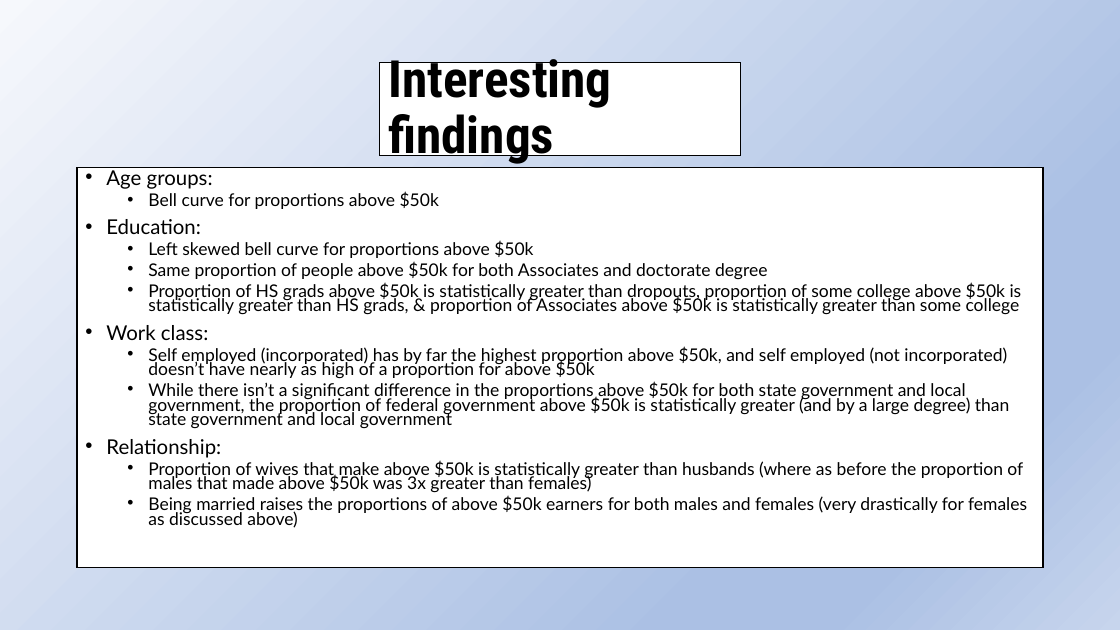
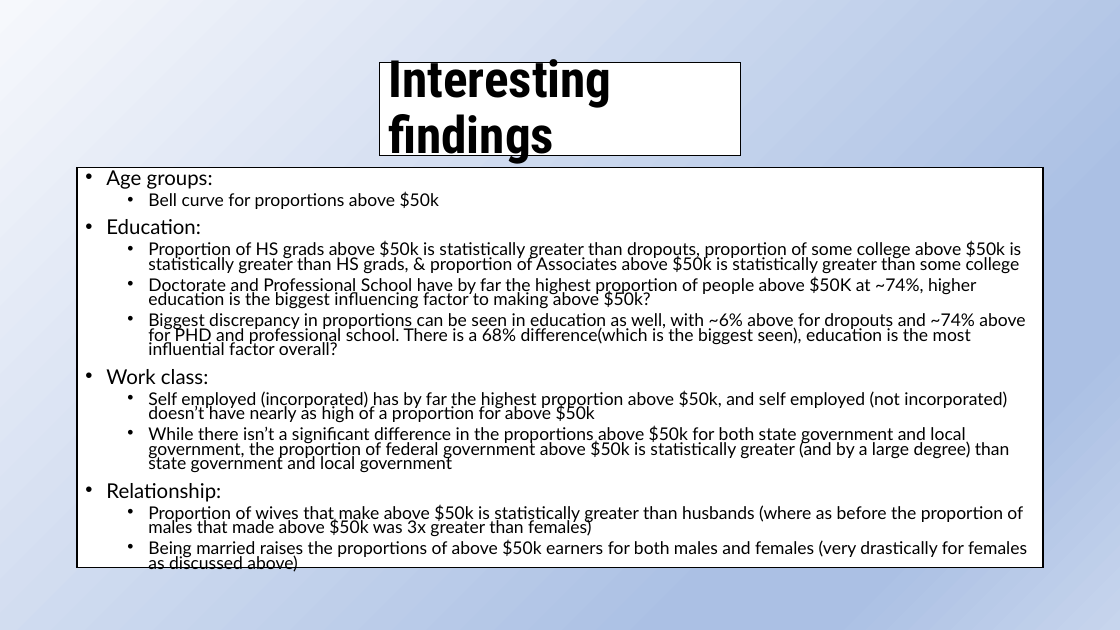
Before and after one commit to MattLombardo/Project-1, a slide deck: slide 24 of Project 1 Group 4 PPT.pptx. Drawn at 1120x630 pixels with LibreOffice and Linux fonts; fonts in the diff are those of the drawing. Boxes give left, top, right and bottom in pixels: in the first picture for what was removed or moved away, otherwise in the second. Text is boxed around its words. In the diff, an @@ line names an element or a change of style, - is before the commit and + after.

```diff
--- a/Project 1 Group 4 PPT.pptx
+++ b/Project 1 Group 4 PPT.pptx
@@ text at bbox=[148, 241, 768, 279]: paragraphs removed @@
-  • Left skewed bell curve for proportions above $50k
-  • Same proportion of people above $50k for both Associates and doctorate degree
@@ text at bbox=[148, 276, 1025, 355]: paragraphs added @@
+  • Doctorate and Professional School have by far the highest proportion of people above $50K at ~74%, higher education is the biggest influencing factor to making above $50k?
+  • Biggest discrepancy in proportions can be seen in education as well, with ~6% above for dropouts and ~74% above for PHD and professional school. There is a 68% difference(which is the biggest seen), education is the most influential factor overall?
```
Also in this commit, not shown: 2 other slides changed, 5 other files.
